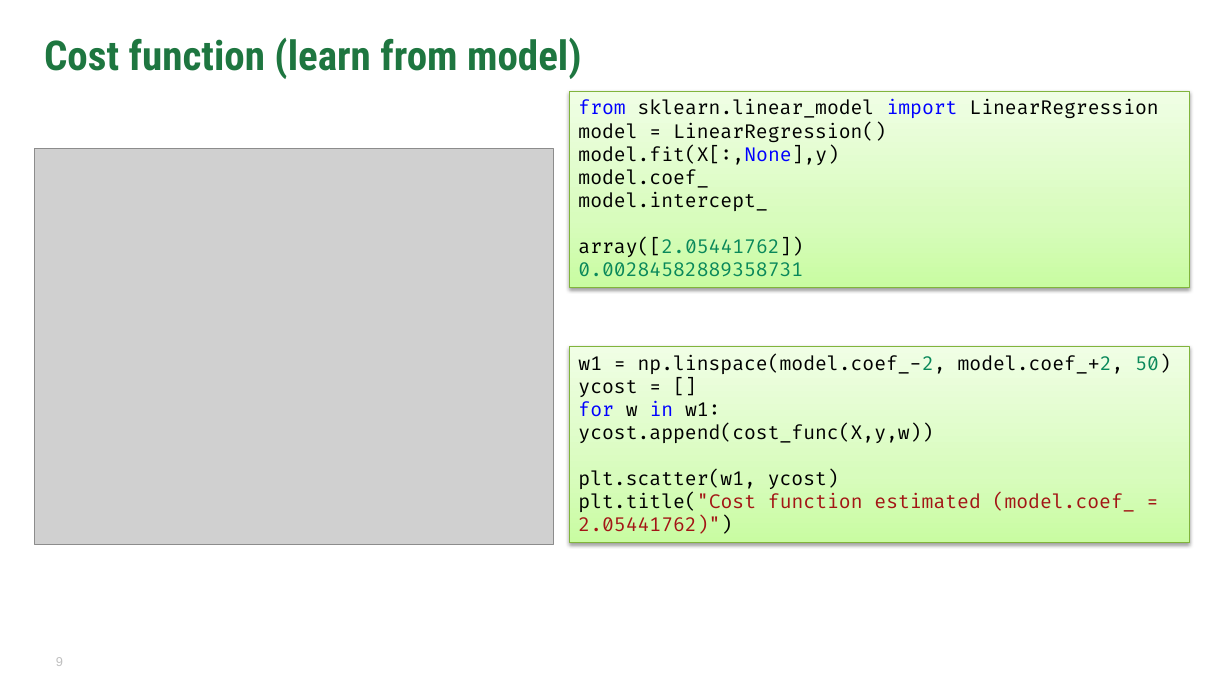
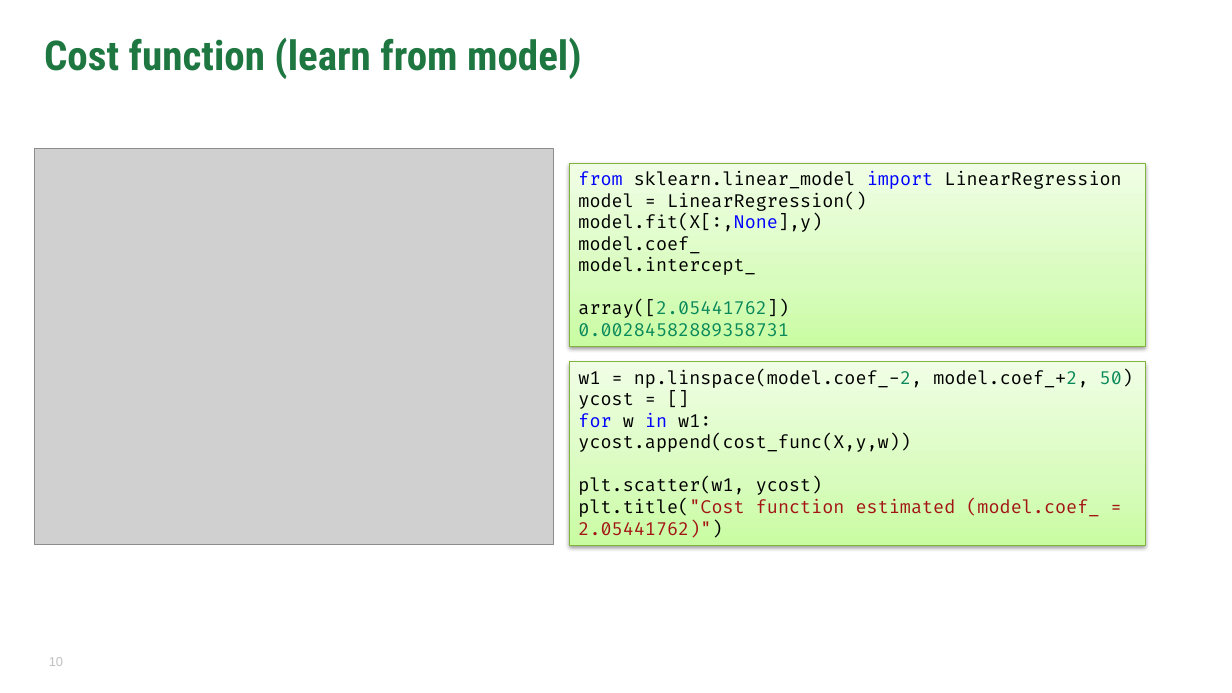
Before and after one commit to fwang2/ML, a slide deck: slide 10 of Slides/Lec-31-Linear-Regression.pptx (slide 9 before the commit). Drawn at 1232x693 pixels with LibreOffice and Linux fonts; fonts in the diff are those of the drawing; grey boxes stand for pictures; background and template pictures are left out. Boxes give left, top, right and bottom in pixels: in the first picture for what was removed or moved away, otherwise in the second. Text is boxed around its words. In the diff, an @@ line names an element or a change of style, - is before the commit and + after.

```diff
--- a/Slides/Lec-31-Linear-Regression.pptx
+++ b/Slides/Lec-31-Linear-Regression.pptx
@@ rectangle "from sklearn.linear_model import LinearRegression" at (x1=569, y1=163, x2=1145, y2=347): size 15 to 14 pt @@
@@ rectangle "from sklearn.linear_model import LinearRegression" resized from (x1=569, y1=91, x2=1189, y2=287) to (x1=569, y1=163, x2=1145, y2=347) @@
@@ rectangle "w1 = np.linspace(model.coef_-2, model.coef_+2, 50)" resized from (x1=569, y1=347, x2=1189, y2=543) to (x1=569, y1=361, x2=1145, y2=545) @@
@@ rectangle "w1 = np.linspace(model.coef_-2, model.coef_+2, 50)" at (x1=569, y1=361, x2=1145, y2=545): size 15 to 14 pt @@
@@ page number at (x1=49, y1=657, x2=63, y2=666): text changed @@
-9
+10
```
Also in this commit, not shown: 3 other slides changed, 1 slide added, 5 other files.
